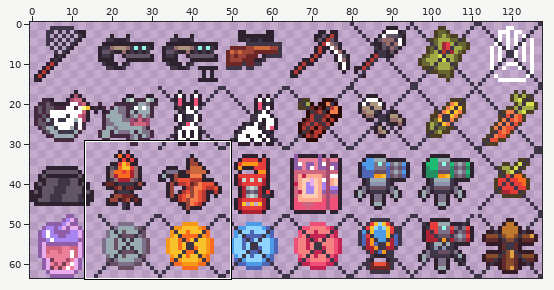
File history of a sprite sheet, Assets/2. Graphics/Items/Item_Icon_2.png. Above: a wide view before the commit, with the close-up outlined.
Close-up. Earlier state:
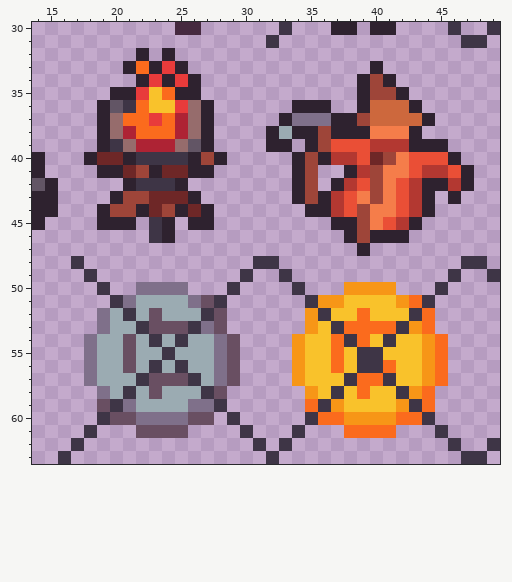
The file is 128x64 pixels. Shown: x 14..49, y 30..63.
The same view after the edit:
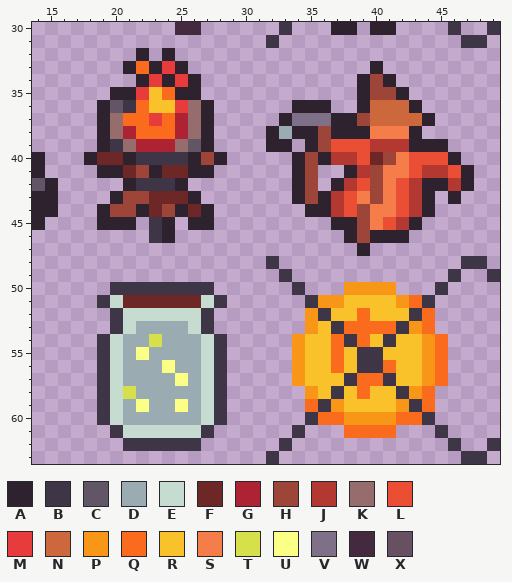
Palette (. is transparent): A #2e222f  B #3e3546  C #625565  D #9babb2  E #c7dcd0  F #6e2727  G #ae2334  H #9e4539  J #b33831  K #966c6c  L #ea4f36  M #e83b3b  N #cd683d  P #f79617  Q #fb6b1d  R #f9c22b  S #f57d4a  T #d5e04b  U #fbff86  V #7f708a  W #45293f  X #694f62
What changed:
{"y":48,"x":17,"old":"B","new":"."}
{"y":48,"x":31,"old":"B","new":"."}
{"y":49,"x":18,"old":"B","new":"."}
{"y":49,"x":30,"old":"B","new":"."}
{"y":50,"x":19,"old":"B..VVVV..","new":".BBBBBBBB"}
{"y":50,"x":29,"old":"B","new":"."}
{"y":51,"x":19,"old":".BVDDDDVX","new":"BEFFFFFFE"}
{"y":52,"x":19,"old":"VDBDXDDD","new":".BEEEEEE"}
{"y":52,"x":28,"old":"X","new":"."}
{"y":53,"x":19,"old":"VDDBXXXBVX","new":".BEDDDDEB."}
{"y":54,"x":18,"old":"VDDX","new":".BED"}
{"y":54,"x":23,"old":"B","new":"T"}
{"y":54,"x":25,"old":"B","new":"D"}
{"y":54,"x":27,"old":"DVX","new":"EB."}
{"y":55,"x":18,"old":"VDDXD","new":".BEDU"}
{"y":55,"x":24,"old":"B","new":"D"}
{"y":55,"x":27,"old":"DVX","new":"EB."}
{"y":56,"x":18,"old":"VDDX","new":".BED"}
{"y":56,"x":23,"old":"BDB","new":"DUD"}
{"y":56,"x":27,"old":"DVX","new":"EB."}
{"y":57,"x":18,"old":"VDD","new":".BE"}
{"y":57,"x":22,"old":"BXXXBDVX","new":"DDDUDEB."}
{"y":58,"x":19,"old":"VDB","new":"BET"}
{"y":58,"x":23,"old":"X","new":"D"}
{"y":58,"x":27,"old":"BX","new":"EB"}
{"y":59,"x":19,"old":"XBVD","new":"BEDU"}
{"y":59,"x":25,"old":"DVV","new":"UDE"}
{"y":60,"x":20,"old":"XXVVVVXX.B","new":"EDDDDDDEB."}
{"y":61,"x":18,"old":"B","new":"."}
{"y":61,"x":20,"old":"..XXXX..","new":"BEEEEEEB"}
{"y":61,"x":30,"old":"B","new":"."}
{"y":62,"x":17,"old":"B","new":"."}
{"y":62,"x":21,"old":"......","new":"BBBBBB"}
{"y":62,"x":31,"old":"B","new":"."}
{"y":63,"x":16,"old":"B","new":"."}
{"label":"changed","picture_box":[58,256,266,464]}
